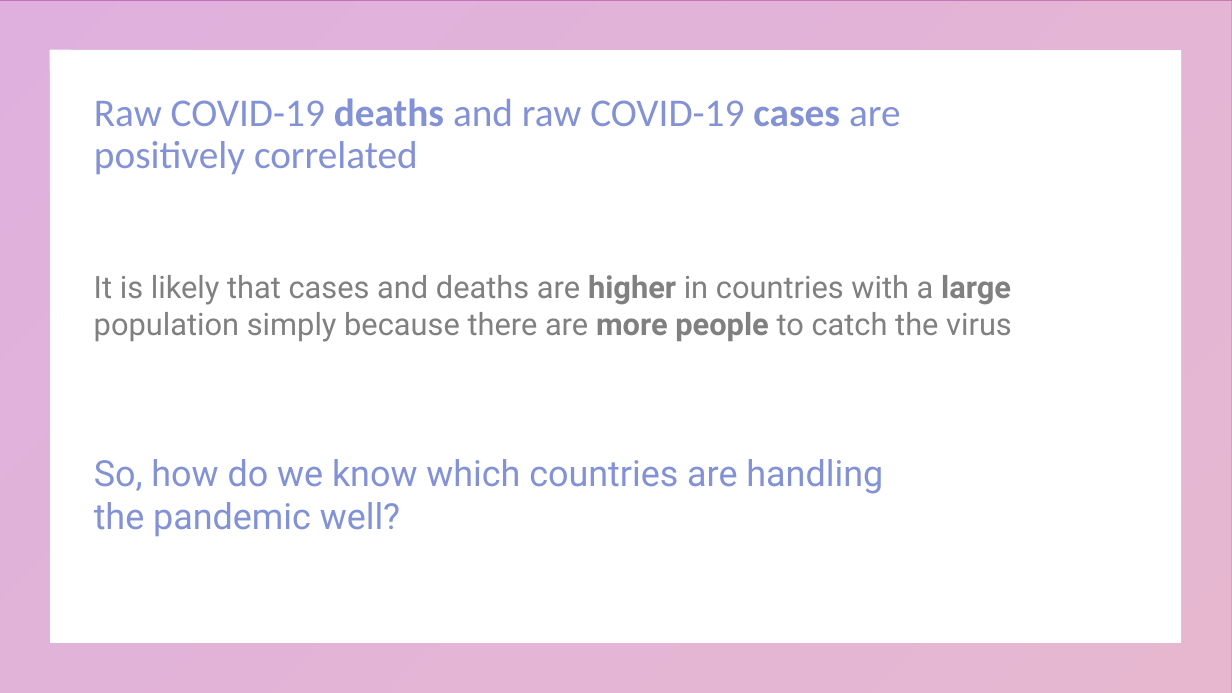
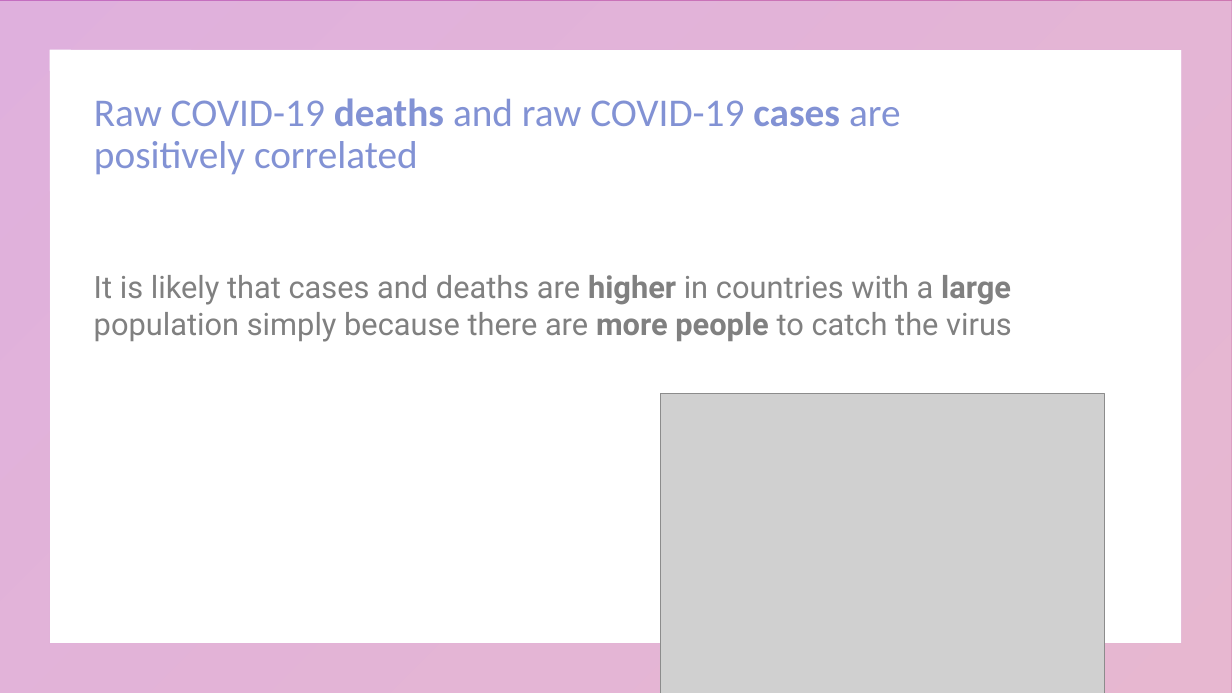
Before and after one commit to KarenJewell/WIDDatathon, a slide deck: slide 5 of WID Presentation_4.pptx (slide 2 before the commit). Drawn at 1232x693 pixels with LibreOffice and Linux fonts; fonts in the diff are those of the drawing; grey boxes stand for pictures. Boxes give left, top, right and bottom in pixels: in the first picture for what was removed or moved away, otherwise in the second. Text is boxed around its words. In the diff, an @@ line names an element or a change of style, - is before the commit and + after.

```diff
--- a/WID Presentation_4.pptx
+++ b/WID Presentation_4.pptx
@@ picture added at [660, 394, 1104, 693] @@
@@ text removed at [94, 459, 883, 536] @@
-So, how do we know which countries are handling the pandemic well?
```
Also in this commit, not shown: 7 other slides changed, 17 slides added, 4 other files.
